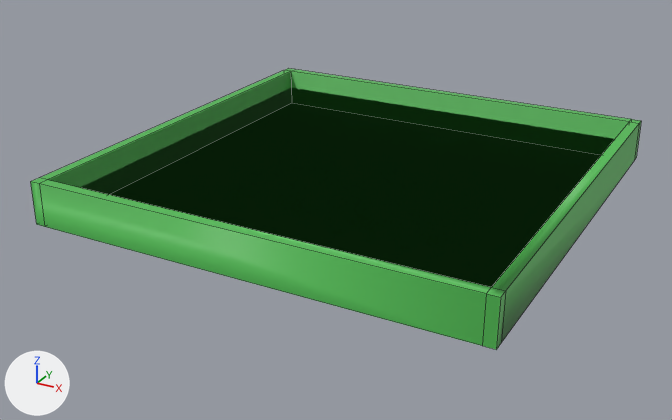
A saved change to the OBJ model res/models/Ground.obj.
One viewpoint serves both versions: a 50 mm lens placed at (37.4, -73.1, 33.7), pointed at (-1.5, -2.4, -1.7). Arrows for +X, +Y and +Z are at lower left; the lights stay in place. Mesh edges are drawn as thin lines. Where no turn or scale is listed for an object, it has been applied to the vertices. Vertices at the same position are counted once.

The older version as bpy lines, for what is in view:
```python
me_cube = bpy.data.meshes.new('Cube')
me_cube.from_pydata(...)  # 32 vertices, 37 faces; spans x -21.0..21.0, y -21.0..21.0, z 0.0..4.0
me_cube.materials.append(mat_material)  # green #52ba54
# before: 1 (20.0, 20.0, 0.0), 3 (20.0, -20.0, 0.0), 5 (-20.0, 20.0, 0.0) at pixel (291, 103), 7 (-20.0, -20.0, 0.0)
ob_cube = bpy.data.objects.new('Cube', me_cube)
ob_cube.location = (0.0, 0.0, 0.0)
```
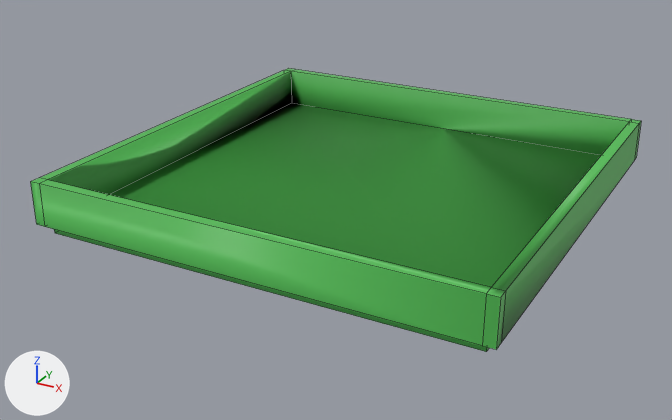
Where the change shows, as pixel boxes (x1, y1, x2, y2) in the pictures (672 x 420 px):
```json
{"object": "Cube", "change": "reshaped", "before": [31, 68, 641, 350], "after": [31, 68, 641, 352]}
{"part": 1, "of": "me_cube", "change": "added", "after": [54, 229, 489, 352], "on screen": "green"}
```

Edits to the scene script, one JSON object a line:
```json
{"block": "me_cube", "where": "me_cube.from_pydata(...)  # 32 vertices, 37 faces; spans x -21.0..21.0, y -21.0..21.0, z 0.0..4.0"}
{"block": "me_cube", "where": "# used by ob_cube; location = (0.0, 0.0, 0.0)"}
{"block": "me_cube", "where": "# verts and faces of me_cube; kept vertices keep their numbers, new ones are numbered from 32"}
{"block": "me_cube", "change": "me_cube part 1"}
{"op": "add", "block": "me_cube", "code": "for new, old in zip([*range(32, 36)], [1, 3, 5, 7]): verts[new] = verts[old] + (0.0, 0.0, -1.0)"}
{"op": "add", "block": "me_cube", "code": "faces += [(1, 5, 34, 32), (32, 34, 35, 33), (1, 32, 33, 3), (5, 7, 35, 34), (3, 33, 35, 7)]"}
```
